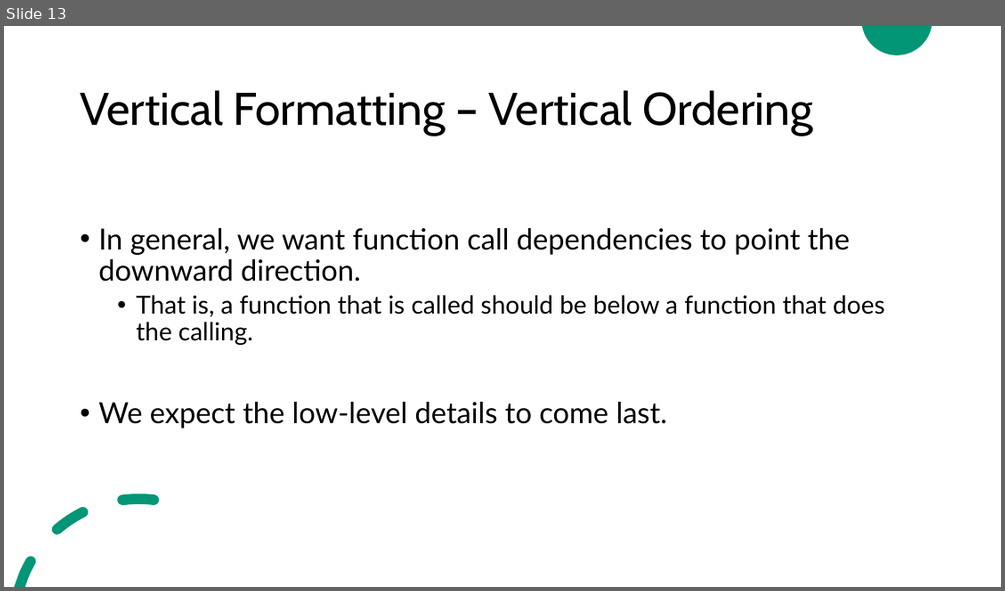
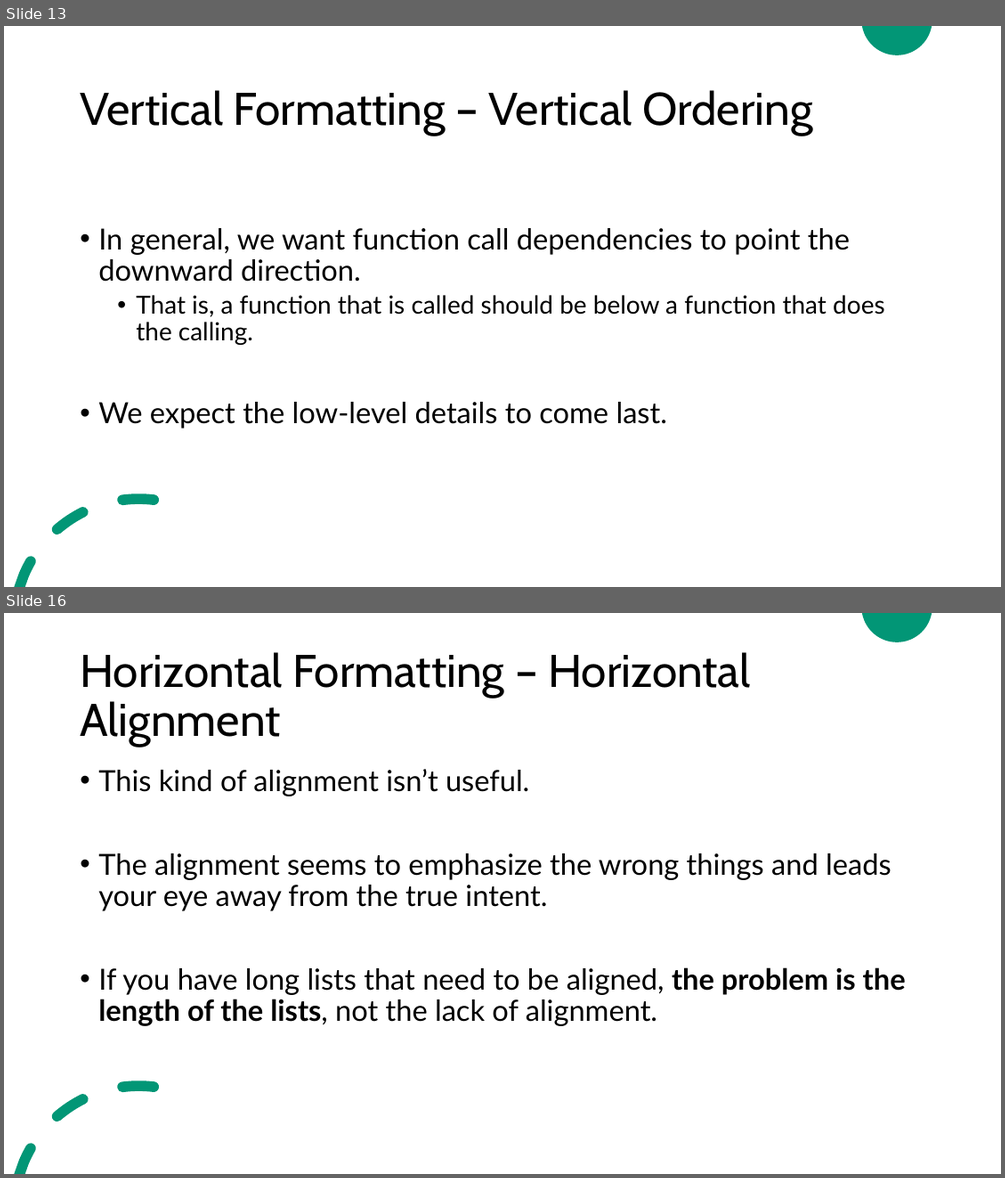
Before and after one commit to ZeinaZayed4/clean-code, a slide deck: Clean Code - Chapter 5.pptx. Shown one above the other, each under a label of ours: slide 13 before the commit, slides 13 and 16 after it; the slides between them are not shown. The pictures are 1005x591 and 1005x1178 pixels, drawn with LibreOffice and Linux fonts; fonts in the diff are those of the drawing. Boxes give left, top, right and bottom in pixels: in the first picture for what was removed or moved away, otherwise in the second. Text is boxed around its words. In the diff, an @@ line names an element or a change of style, - is before the commit and + after.

Commit message:
Update Clean Code - Chapter 5.pptx
Completed chapter 5 "formatting"

```diff
--- a/Clean Code - Chapter 5.pptx
+++ b/Clean Code - Chapter 5.pptx
@@ slide 16 added at box(4, 613, 1001, 1174), background #FFFFFF; not listed: 2 template elements that a slide beside it also shows @@
@@ title added at box(80, 652, 750, 746), 44 pt, text #000000 @@
+Horizontal Formatting – Horizontal Alignment
@@ text added at box(98, 769, 906, 1026), 28 pt, text #000000 @@
+• This kind of alignment isn’t useful.
+• The alignment seems to emphasize the wrong things and leads your eye away from the true intent.
+• If you have long lists that need to be aligned, the problem is the length of the lists, not the lack of alignment.
```
Also in this commit, not shown: 9 other slides added.
